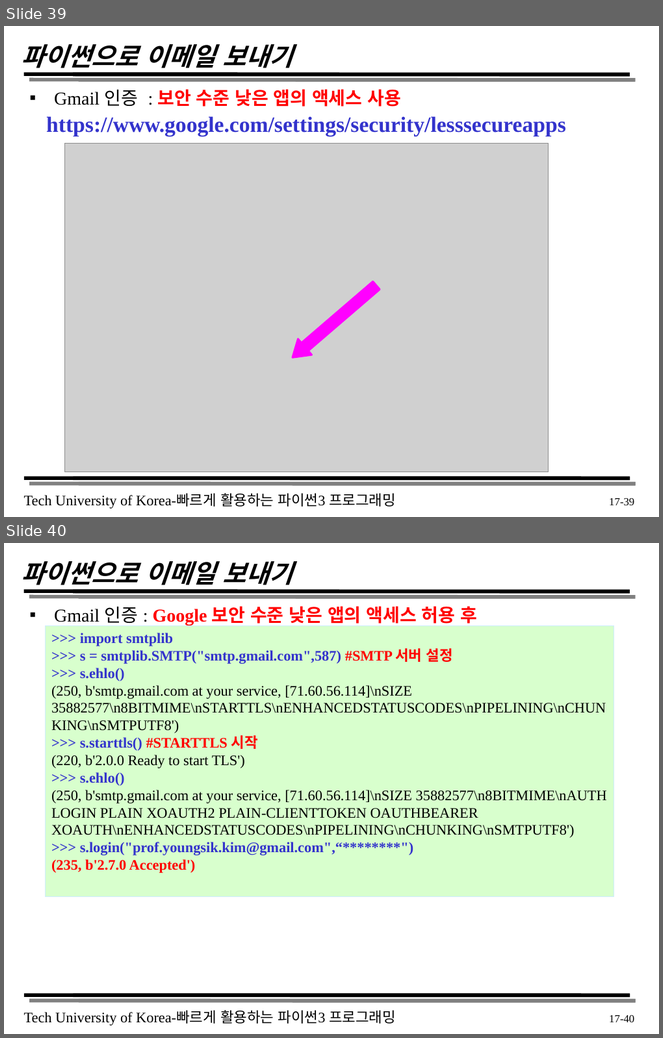
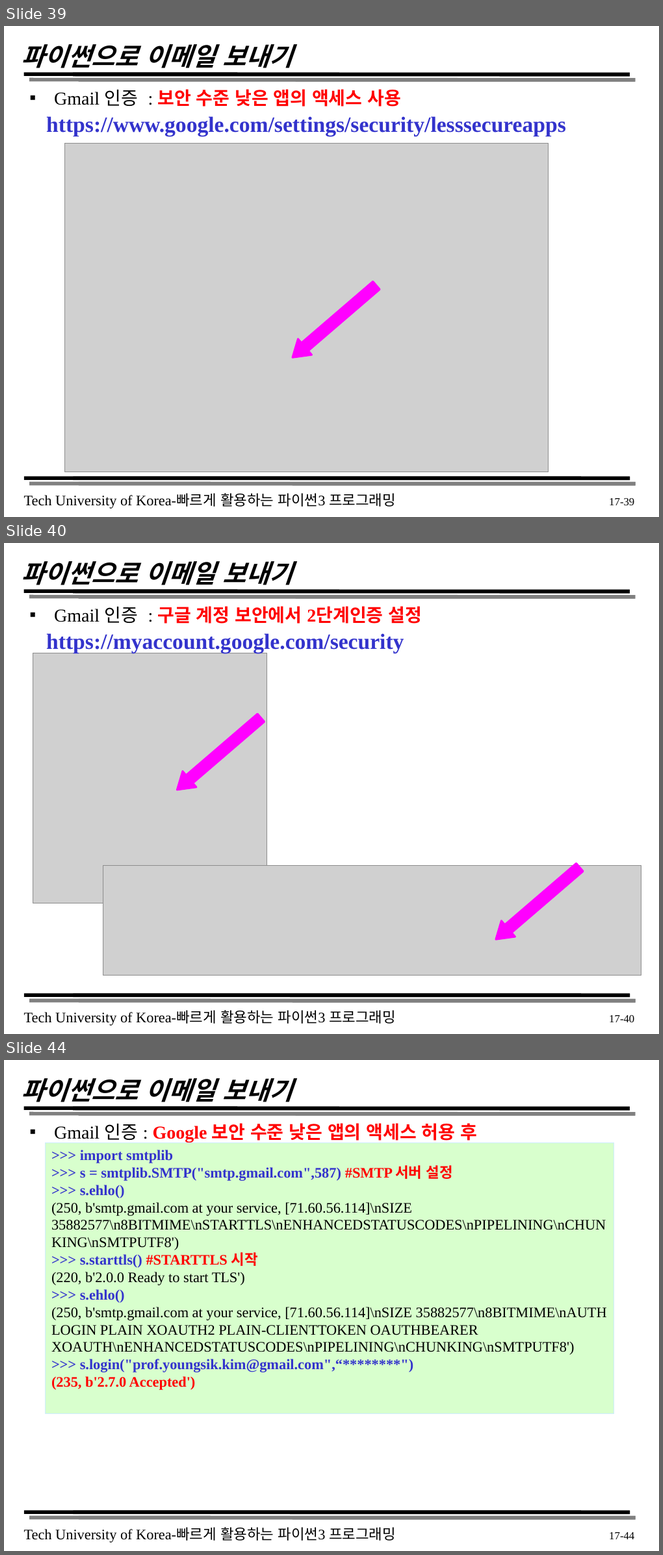
Before and after one commit to triglan/Y24_S1, a slide deck: Script/_LectureData/chapter17.pptx. Shown one above the other, each under a label of ours: slides 39 and 40 before the commit, slides 39, 40 and 44 after it; the slides between them are not shown. The pictures are 663x1038 and 663x1555 pixels, drawn with LibreOffice and Linux fonts; fonts in the diff are those of the drawing; grey boxes stand for pictures. Boxes give left, top, right and bottom in pixels: in the first picture for what was removed or moved away, otherwise in the second. Text is boxed around its words. In the diff, an @@ line names an element or a change of style, - is before the commit and + after.

```diff
--- a/Script/_LectureData/chapter17.pptx
+++ b/Script/_LectureData/chapter17.pptx
@@ slide 40 added at <box>4,543,659,1034</box>, background #FFFFFF; not listed: 5 template elements that a slide beside it also shows @@
@@ title added at <box>22,561,293,585</box>, 28 pt, text #000000, bold, italic @@
+파이썬으로 이메일 보내기
@@ text added at <box>54,606,423,624</box>, 20 pt, text #FF0000, bold @@
+▪ Gmail 인증 : 구글 계정 보안에서 2단계인증 설정
@@ text added at <box>46,633,404,653</box>, 24 pt, text #3333CC, bold @@
+https://myaccount.google.com/security
@@ picture added at <box>33,653,267,903</box> @@
@@ down arrow added at <box>170,710,268,798</box>, fill #FF00FF, outline #FF00FF 2 pt @@
@@ picture added at <box>103,865,642,975</box> @@
@@ down arrow added at <box>489,860,587,948</box>, fill #FF00FF, outline #FF00FF 2 pt @@
@@ page number added at <box>609,1016,634,1023</box>, 12 pt, text #000000 @@
+17-40
@@ what was slide 40 is now slide 44 @@
@@ page number at <box>609,1533,634,1540</box>: text changed @@
-17-40
+17-44
```
Also in this commit, not shown: 3 other slides added, 4 other files.
